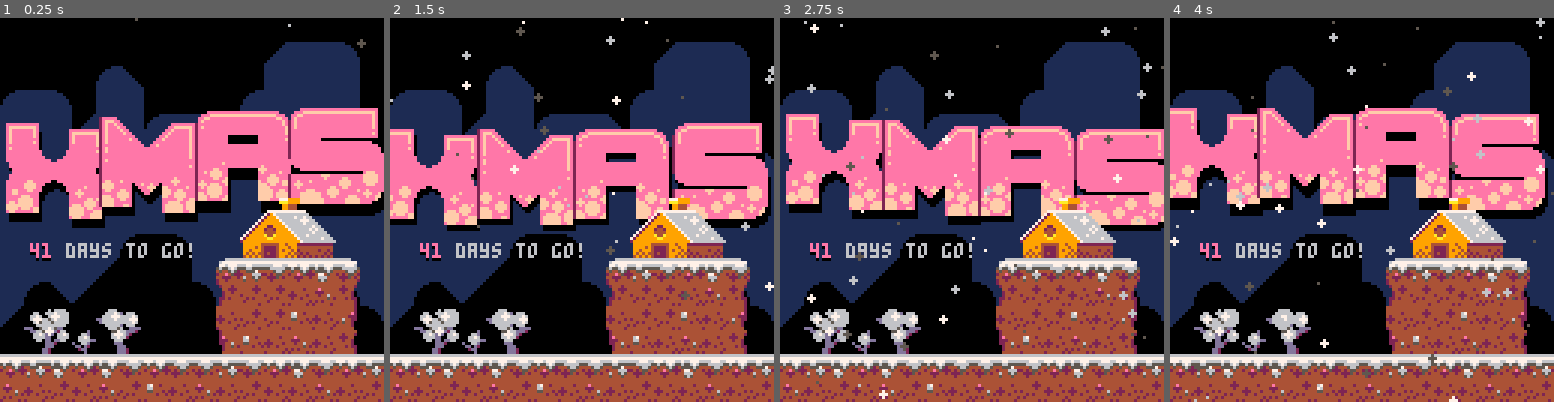
Above: before the commit, frames 1-4 (left to right).
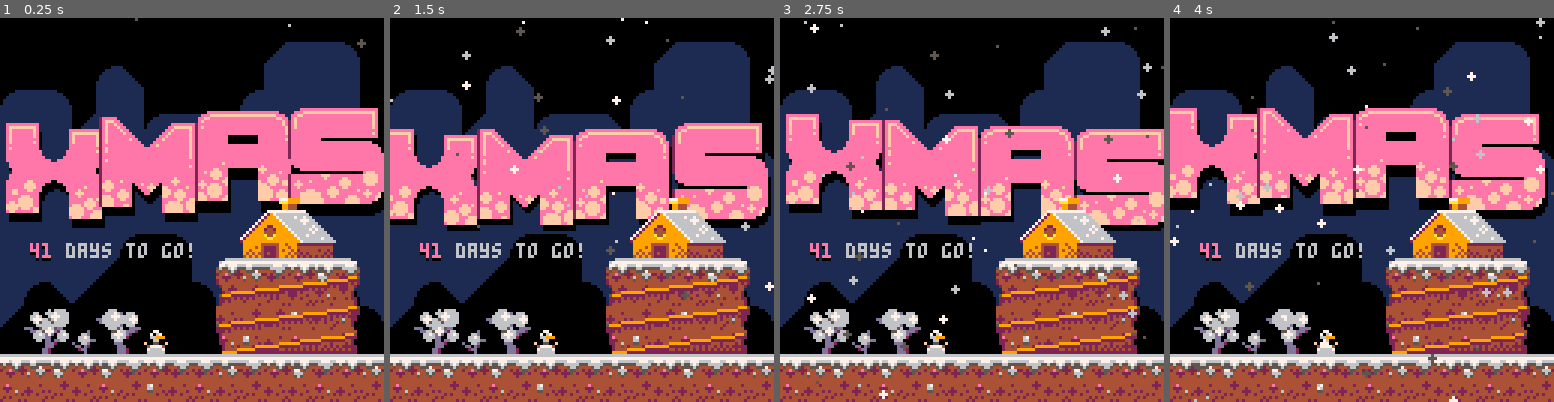
Above: after the commit, the same moments.

Repository: peippo/pico-8
Game: PICO-8 cartridge xmas/xmas.p8
Two runs of this game, one before a commit and one after it. Both use one fixed random seed, a clock stepped at 60 frames per second and the inputs below.
Inputs:
- Up to frame 1 (0.25 s): no input
- Up to frame 2 (1.5 s): no input
- Up to frame 3 (2.75 s): no input
- Up to frame 4 (4 s): no input

The runs differ from the first frame. In frame 1, 2.2% of the frame differs, in the area x 37-94%, y 67-88%; in frame 2, 2.2%; in frame 3, 2.2%; in frame 4, 2.2%.

Commit message:
Add extra graphics

Diff:
--- a/xmas/src/0.init.lua
+++ b/xmas/src/0.init.lua
@@ -24,6 +24,8 @@
 
     --foreground
     map(0,0,0,0,16,16)
+    --stairs
+    sspr(32, 32, 48, 32, 72, 80)
 
     add_flake()
     print_days_to_go()
--- a/xmas/src/3.date.lua
+++ b/xmas/src/3.date.lua
@@ -25,8 +25,6 @@
     days_passed = 0
 
     for i = 1, month do
-        printh(i)
-
         if i < month then
             days_passed += days_in_months[i]
         end
--- a/xmas/xmas.p8
+++ b/xmas/xmas.p8
@@ -27,6 +27,8 @@
 
     --foreground
     map(0,0,0,0,16,16)
+    --stairs
+    sspr(32, 32, 48, 32, 72, 80)
 
     add_flake()
     print_days_to_go()
@@ -126,8 +128,6 @@
     days_passed = 0
 
     for i = 1, month do
-        printh(i)
-
         if i < month then
             days_passed += days_in_months[i]
         end
@@ -286,6 +286,6 @@
 000000000000000000220504020323001a1a1a1a1a1a1a1a1a1a1a1a1a1a1a1a000000003b3a3a3a00000000000000000000000000000000000000000000000000000000000000000000000000000000000000000000000000000000000000000000000000000000000000000000000000000000000000000000000000000000
 000000000000000000241414121525001a1a1a1a1a1a1a1a1a1a1a1a1a1a1a1a002a3c3b3a3a3a3a2b000000002a2b000000000000000000000000000000000000000000000000000000000000000000000000000000000000000000000000000000000000000000000000000000000000000000000000000000000000000000
 000809000607000000121414131235001a1a1a1a1a1a1a1a1a1a1a1a1a1a1a1a3b3a3a3a3a3a3a3a3a000000003a3a2b0000000000000000000000000000000000000000000000000000000000000000000000000000000000000000000000000000000000000000000000000000000000000000000000000000000000000000
-001819261617000000341312151225001a1a1a1a1a1a1a1a1a1a1a1a1a1a1a1a3a3a3a3a3a3a3a3a3a3c0000003a3a3a0000000000000000000000000000000000000000000000000000000000000000000000000000000000000000000000000000000000000000000000000000000000000000000000000000000000000000
+001819261617270000341312151225001a1a1a1a1a1a1a1a1a1a1a1a1a1a1a1a3a3a3a3a3a3a3a3a3a3c0000003a3a3a0000000000000000000000000000000000000000000000000000000000000000000000000000000000000000000000000000000000000000000000000000000000000000000000000000000000000000
 020503020304020404050402030402051a1a1a1a1a1a1a1a1a1a1a1a1a1a1a1a3a3a3a3a3a3a3a3a3a3a0000003a3a3a0000000000000000000000000000000000000000000000000000000000000000000000000000000000000000000000000000000000000000000000000000000000000000000000000000000000000000
 151214121514131215121412121512141a1a1a1a1a1a1a1a1a1a1a1a1a1a1a1a3a3a3a3a3a3a3a3a3a3a3a3a3a3a3a3a0000000000000000000000000000000000000000000000000000000000000000000000000000000000000000000000000000000000000000000000000000000000000000000000000000000000000000
Not shown, changed: 33 lines of the sprite sheet (__gfx__) section of xmas/xmas.p8
